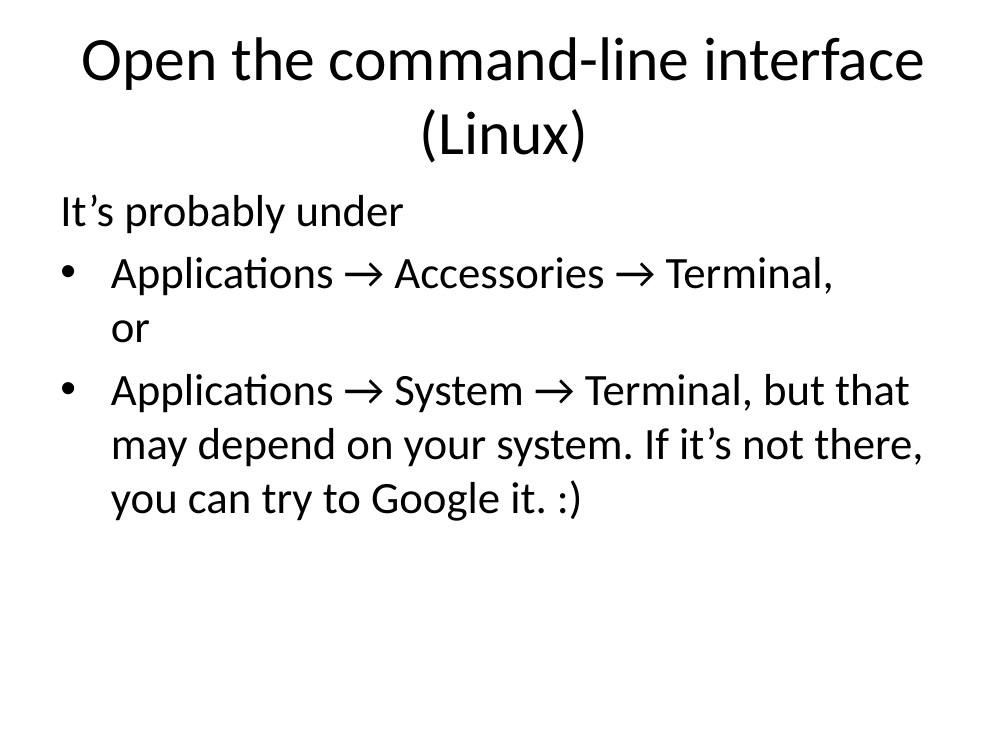
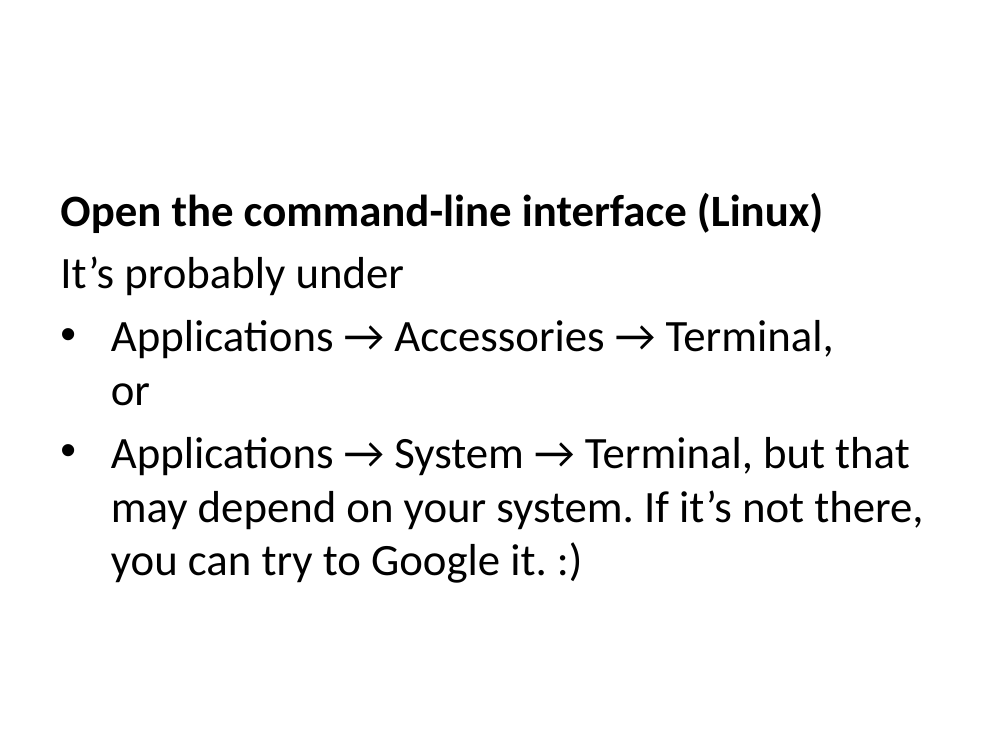
Before and after one commit to ucoruh/ce103-algorithms-and-programming-I, a slide deck: slide 60 of docs/week-1-intro/ce103-week-1-intro.en.md_word.pptx (slide 54 before the commit). Drawn at 1008x756 pixels with LibreOffice and Linux fonts; fonts in the diff are those of the drawing. Boxes give left, top, right and bottom in pixels: in the first picture for what was removed or moved away, otherwise in the second. Text is boxed around its words. In the diff, an @@ line names an element or a change of style, - is before the commit and + after.

```diff
--- a/docs/week-1-intro/ce103-week-1-intro.en.md_word.pptx
+++ b/docs/week-1-intro/ce103-week-1-intro.en.md_word.pptx
@@ title removed at <box>82,37,925,163</box> @@
-Open the command-line interface (Linux)
@@ text at <box>60,193,823,233</box>: paragraph added @@
+Open the command-line interface (Linux)
```
Also in this commit, not shown: 39 other slides changed, 9 slides added, 1 slide removed, 19 other files.
